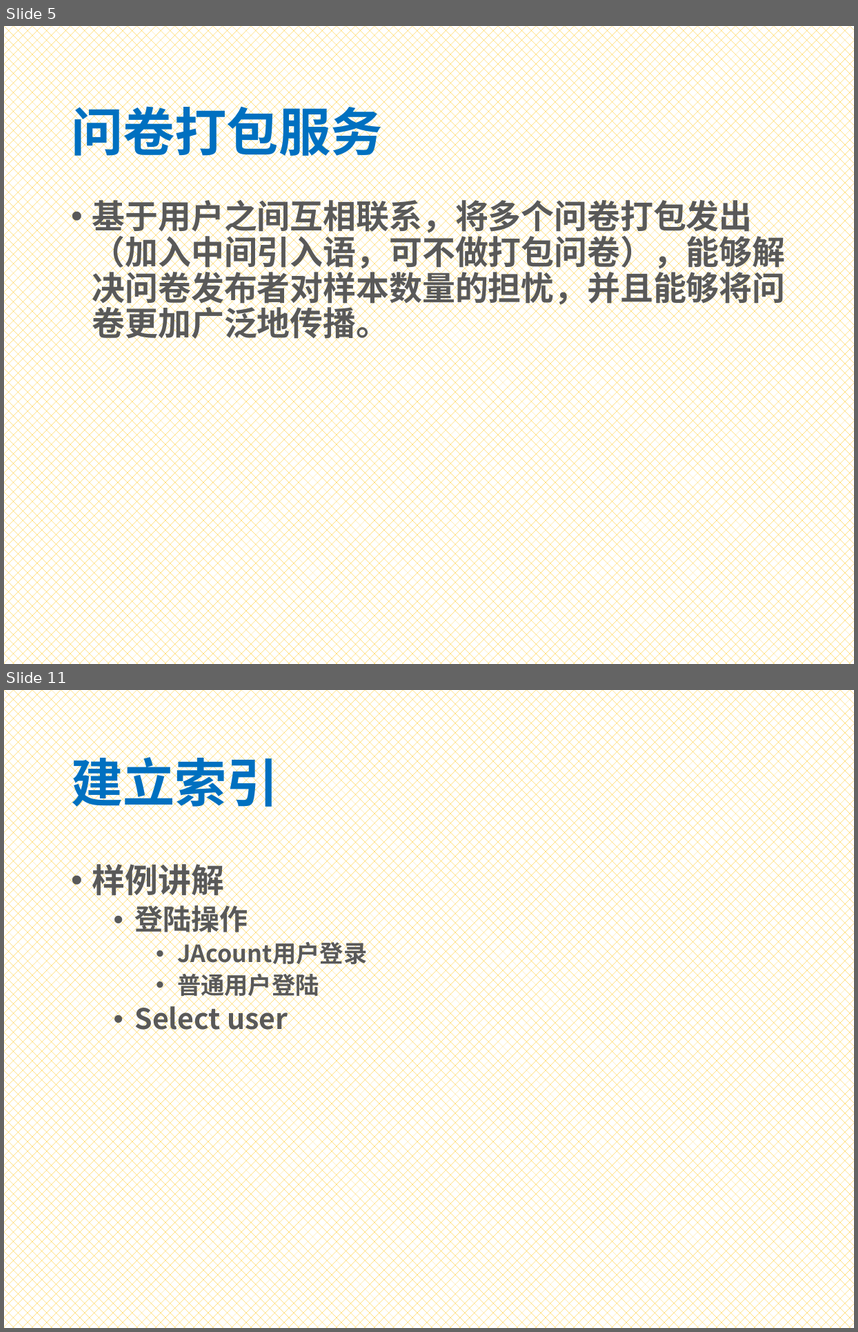
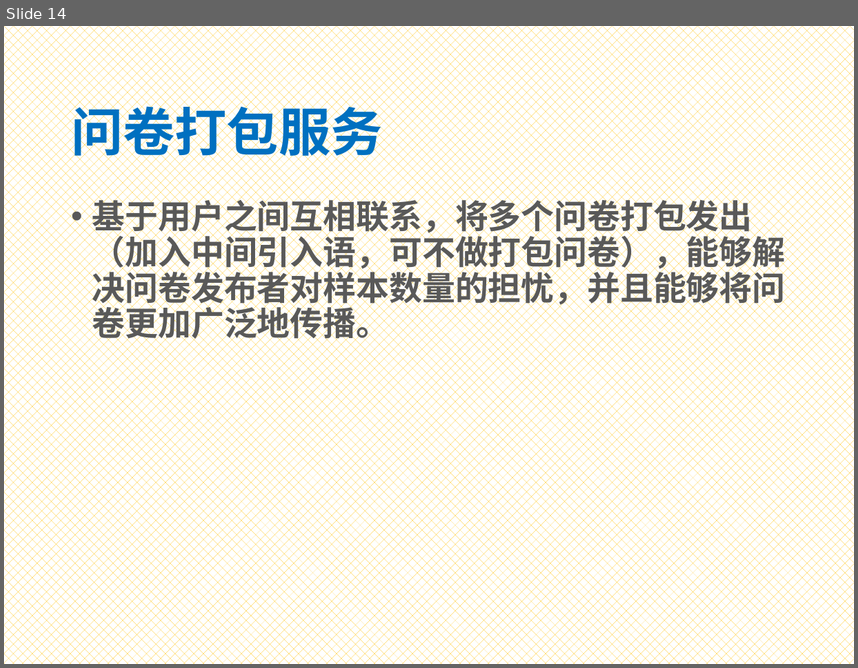
Before and after one commit to Bonjourz/to-simple, a slide deck: Presentation2 Template.pptx. Shown one above the other, each under a label of ours: slides 5 and 11 before the commit, slide 14 after it; the slides between them are not shown. The pictures are 858x1332 and 858x668 pixels, drawn with LibreOffice and Linux fonts; fonts in the diff are those of the drawing. Boxes give left, top, right and bottom in pixels: in the first picture for what was removed or moved away, otherwise in the second. Text is boxed around its words. In the diff, an @@ line names an element or a change of style, - is before the commit and + after.

```diff
--- a/Presentation2 Template.pptx
+++ b/Presentation2 Template.pptx
@@ slide 11 removed at bbox=[4, 690, 854, 1328], background pattern #FFC000 on #FFFFFF @@
@@ title removed at bbox=[71, 749, 279, 816] @@
-建立索引
@@ text removed at bbox=[92, 858, 367, 1036] @@
-• 样例讲解
-  • 登陆操作
-    • JAcount用户登录
-    • 普通用户登陆
-  • Select user
@@ what was slide 5 is now slide 14 @@
```
Also in this commit, not shown: 2 slides changed, 19 slides added, 5 other slides removed.
